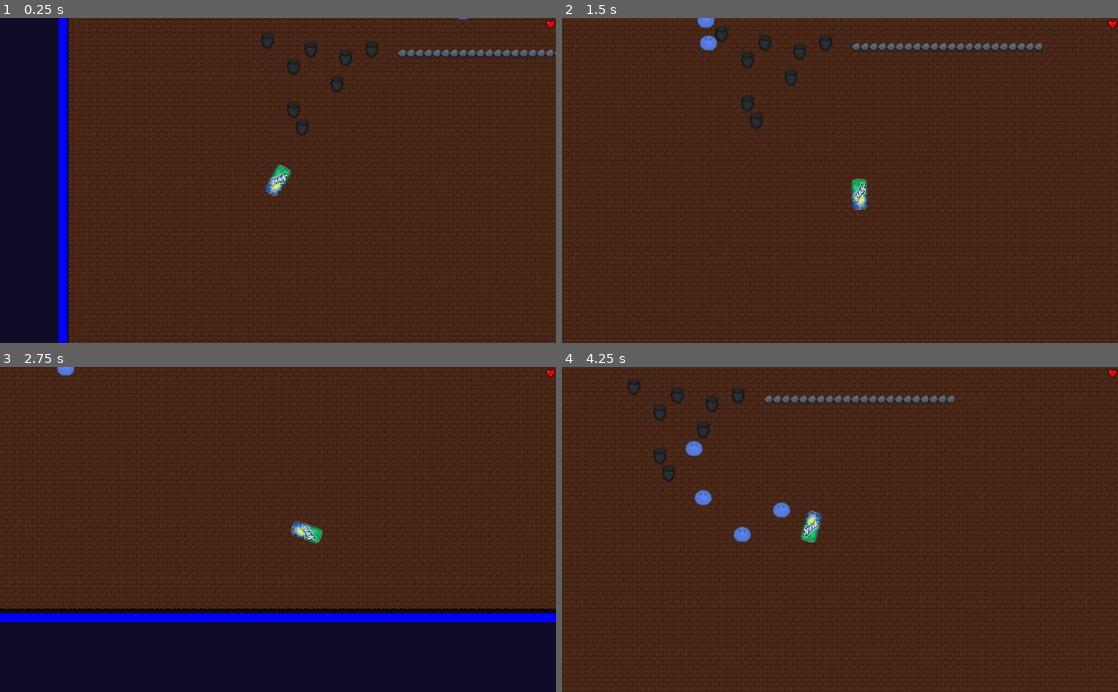
Above: before the commit, frames 1-4 (two rows, left to right).
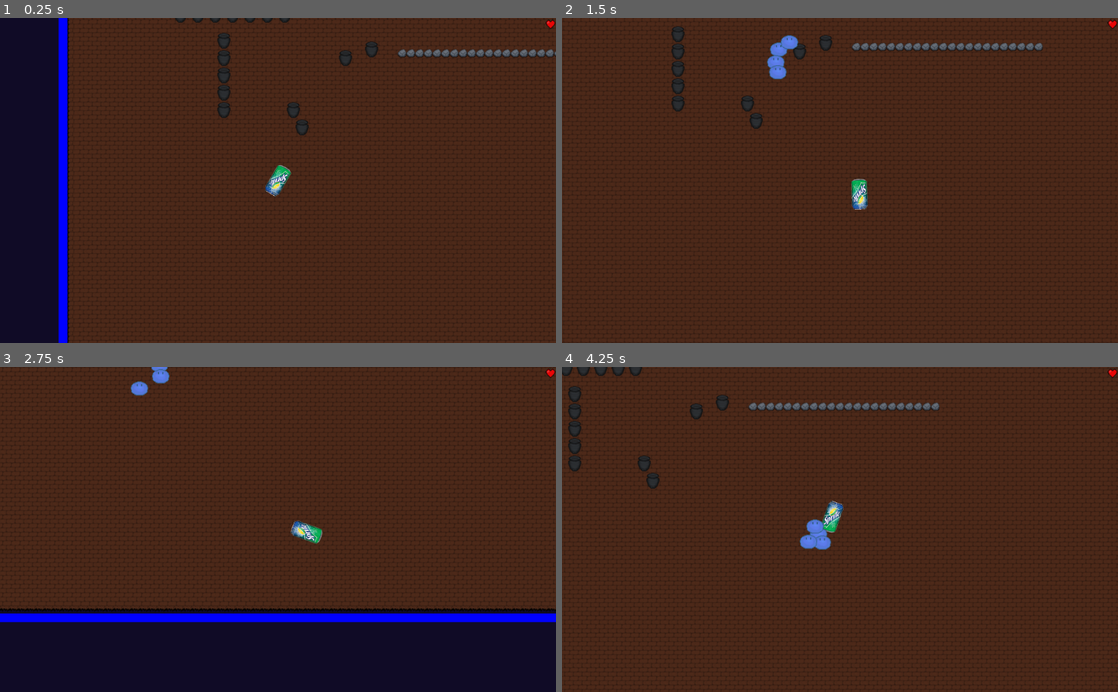
Above: after the commit, the same moments.

Repository: damejan/programowanie-gier
Game: Godot game, scene res://Levels/TestLevel.tscn
Two runs of this game, one before a commit and one after it. Both use one fixed random seed, a clock stepped at 60 frames per second and the inputs below.
Inputs (mouse positions are in pixels of both pictures, inside the frame that each line leads up to):
- Up to frame 1 (0.25 s): no input
- Up to frame 2 (1.5 s): tap Enter at 0.5 s; move the mouse to (962, 164) at 0.52 s; hold D (player_right) 0.53-1.28 s; move the mouse to (728, 196) at 1.27 s; hold S (player_down) from 1.28 s (still down)
- Up to frame 3 (2.75 s): move the mouse to (333, 458) at 2.02 s; release S (player_down) at 2.03 s; hold D (player_right) from 2.03 s (still down)
- Up to frame 4 (4.25 s): move the mouse to (812, 594) at 2.77 s; release D (player_right) at 2.78 s; hold W (player_up) 2.78-3.53 s; move the mouse to (1006, 578) at 3.52 s; hold A (player_left) from 3.53 s (still down)

The runs differ from the first frame. In frame 1, 1.0% of the frame differs, in the area x 31-85%, y 0-31%; in frame 2, 1.4%; in frame 3, 0.3%; in frame 4, 5.4%, in the area x 0-100%, y 0-100%.

Commit message:
change vase and slime collision polygon

Diff:
--- a/src/Characters/Enemies/Slime.gd
+++ b/src/Characters/Enemies/Slime.gd
@@ -6,6 +6,8 @@
 var path = []
 var motion
 var player_in_pov = false
+var current_point
+#var blocked = false
 
 export var enemy_speed = 0.5
 
@@ -25,6 +27,7 @@
 		#print(path, path.size())
 		#print(motion, path[0])
 		print(self.name, path)
+#		print(self.name, blocked)
 
 		if path[0].x - position.x < 2 and path[0].y - position.y < 2:
 			#print("(", int(path[0].x), ",", int(position.x), "), (", int(path[0].y),",", int(position.y), ")", player_in_pov)
@@ -35,6 +38,11 @@
 #	if is_on_wall():
 #		#print("test")
 #		make_path()
+#	if blocked:
+		#var current_point = path[0]
+#		path = []
+#		path.insert(0, Vector2(-position.x * 0.5, -position.y * 0.5))
+#		blocked = false
 
 	if player_in_pov and path.size() < 2:
 		make_path()
@@ -65,11 +73,18 @@
 
 func _on_HitBox_body_entered(body):
 	print(body.name)
+	print(body.name, " ", navigation)
 	if body.name == "Player":
+#		blocked = false
 		Global.hurt_player()
 	elif body.name == "TileMapItems":
-		path.insert(0, Vector2(-position.x, -position.y))
-		make_path()
+#		blocked = true
+#		path.insert(0, current_point)
+#		path = []
+#		path.insert(0, Vector2(-position.x * 0.5, -position.y * 0.5))
+#		print(body.position)
+#		make_path()
 		pass
 	elif body is KinematicBody2D:
 		make_path()
+#		blocked = false
--- a/src/Characters/Enemies/Slime.tscn
+++ b/src/Characters/Enemies/Slime.tscn
@@ -23,9 +23,9 @@
 "speed": 30.0
 } ]
 
-[sub_resource type="CapsuleShape2D" id=2]
-radius = 7.2619
-height = 12.0761
+[sub_resource type="CapsuleShape2D" id=5]
+radius = 7.03827
+height = 10.3464
 
 [sub_resource type="CapsuleShape2D" id=3]
 radius = 9.97761
@@ -41,12 +41,12 @@
 
 [node name="Sprite" type="AnimatedSprite" parent="."]
 frames = SubResource( 1 )
-playing = true
+frame = 1
 
 [node name="CollisionShape2D" type="CollisionShape2D" parent="."]
-position = Vector2( 0.0548512, 6.88618 )
+position = Vector2( -0.102639, 2.39771 )
 rotation = -1.54931
-shape = SubResource( 2 )
+shape = SubResource( 5 )
 
 [node name="HitBox" type="Area2D" parent="."]
 visible = false
--- a/src/Levels/TestLevel.tscn
+++ b/src/Levels/TestLevel.tscn
@@ -81,25 +81,29 @@
 1/navigation_offset = Vector2( 0, 0 )
 1/shape_offset = Vector2( 0, 0 )
 1/shape_transform = Transform2D( 1, 0, 0, 1, 0, 0 )
-1/shape = SubResource( 15 )
+1/shape = SubResource( 10 )
 1/shape_one_way = false
 1/shape_one_way_margin = 1.0
 1/shapes = [ {
 "autotile_coord": Vector2( 0, 0 ),
 "one_way": false,
 "one_way_margin": 1.0,
-"shape": SubResource( 15 ),
+"shape": SubResource( 10 ),
 "shape_transform": Transform2D( 1, 0, 0, 1, 0, 0 )
 } ]
 1/z_index = 0
 
-[sub_resource type="ConvexPolygonShape2D" id=16]
-points = PoolVector2Array( 11.3995, 30.3764, 4.67008, 18.8018, 4.93925, 5.88138, 26.8771, 5.88138, 27.4154, 17.7251, 21.0898, 30.511 )
-
-[sub_resource type="ConvexPolygonShape2D" id=12]
+[sub_resource type="NavigationPolygon" id=16]
+vertices = PoolVector2Array( 6.48702, 5.03038, 3.90742, 19.05, 12.0948, 29.7609, 18.3756, 30.546, 28.3576, 17.0311, 25.4415, 4.77803 )
+polygons = [ PoolIntArray( 0, 1, 2, 3, 4, 5 ) ]
+
+[sub_resource type="ConvexPolygonShape2D" id=17]
+points = PoolVector2Array( 21.2844, 2.79712, 24.984, 4.80919, 26.5418, 6.43182, 27.775, 10.0665, 28.2293, 13.7012, 27.2557, 19.0235, 25.6331, 23.3721, 23.5561, 26.6174, 20.7003, 29.7978, 18.169, 30.7714, 12.7169, 30.5766, 10.0558, 29.0838, 7.58937, 26.4876, 5.5124, 21.9442, 4.27919, 17.0763, 4.60372, 11.7541, 5.25278, 6.88616, 8.49805, 4.03032, 12.1977, 2.34278, 17.9093, 2.27787 )
+
+[sub_resource type="ConvexPolygonShape2D" id=13]
 points = PoolVector2Array( 13.1489, 1.02508, 15.8622, 9.35876, 12.7613, 13.8163, 4.23383, 13.4287, 0.163895, 7.22689, 6.1719, 1.21888 )
 
-[sub_resource type="TileSet" id=13]
+[sub_resource type="TileSet" id=14]
 0/name = "Pot.png 0"
 0/texture = ExtResource( 2 )
 0/tex_offset = Vector2( 0, 0 )
@@ -108,16 +112,17 @@
 0/tile_mode = 0
 0/occluder_offset = Vector2( 0, 0 )
 0/navigation_offset = Vector2( 0, 0 )
+0/navigation = SubResource( 16 )
 0/shape_offset = Vector2( 0, 0 )
 0/shape_transform = Transform2D( 1, 0, 0, 1, 0, 0 )
-0/shape = SubResource( 16 )
+0/shape = SubResource( 17 )
 0/shape_one_way = false
 0/shape_one_way_margin = 1.0
 0/shapes = [ {
 "autotile_coord": Vector2( 0, 0 ),
 "one_way": false,
 "one_way_margin": 1.0,
-"shape": SubResource( 16 ),
+"shape": SubResource( 17 ),
 "shape_transform": Transform2D( 1, 0, 0, 1, 0, 0 )
 } ]
 0/z_index = 0
@@ -131,28 +136,28 @@
 1/navigation_offset = Vector2( 0, 0 )
 1/shape_offset = Vector2( 0, 0 )
 1/shape_transform = Transform2D( 1, 0, 0, 1, 0, 0 )
-1/shape = SubResource( 12 )
+1/shape = SubResource( 13 )
 1/shape_one_way = false
 1/shape_one_way_margin = 1.0
 1/shapes = [ {
 "autotile_coord": Vector2( 0, 0 ),
 "one_way": false,
 "one_way_margin": 1.0,
-"shape": SubResource( 12 ),
+"shape": SubResource( 13 ),
 "shape_transform": Transform2D( 1, 0, 0, 1, 0, 0 )
 } ]
 1/z_index = 0
 
-[sub_resource type="NavigationPolygon" id=14]
-vertices = PoolVector2Array( -557.248, 562.388, -101.076, 93.5026, 50.1207, -47.9036, 414.987, -41.0487, 742.681, 563.948, 741.392, -584.302, 413.987, -72.0487, 13.3445, -49.4015, -40.4238, 11.1285, -555.909, -586.364, 41.4442, -65.924, 28.0958, -70.5959, 5.40353, -85.2792, -29.2134, -78.6605, -56.8313, -71.5333, -78.0379, -75.117, -92.0218, -75.7651, -118.069, -85.2792, -141.109, -84.1272, -162.466, -91.4688, -177.548, -99.8193, -226.495, -99.5512, -221.444, -63.3518, -138.422, 105.157, -176.687, -27.0642, -154.587, -5.33878, -174.709, 44.5024, -152.418, 28.0147, -122.112, 0.860729, -128.777, 30.8493, -98.0949, 5.61958, -68.708, 26.3313, -37.4941, -34.5364, -20.6259, -41.8969 )
-polygons = [ PoolIntArray( 0, 1, 2, 3, 4 ), PoolIntArray( 5, 4, 3, 6 ), PoolIntArray( 7, 2, 1, 8 ), PoolIntArray( 9, 5, 6, 10, 11, 12 ), PoolIntArray( 9, 12, 13 ), PoolIntArray( 9, 13, 14, 15 ), PoolIntArray( 9, 15, 16, 17 ), PoolIntArray( 9, 17, 18, 19, 20 ), PoolIntArray( 9, 20, 21 ), PoolIntArray( 0, 9, 21, 22 ), PoolIntArray( 23, 1, 0 ), PoolIntArray( 0, 22, 24, 25, 26 ), PoolIntArray( 26, 23, 0 ), PoolIntArray( 27, 26, 25, 28 ), PoolIntArray( 29, 27, 28, 30, 31 ), PoolIntArray( 1, 29, 31 ), PoolIntArray( 8, 32, 33, 7 ), PoolIntArray( 1, 31, 8 ) ]
-outlines = [ PoolVector2Array( -555.909, -586.364, -557.248, 562.388, 742.681, 563.948, 741.392, -584.302 ), PoolVector2Array( -174.709, 44.5024, -138.422, 105.157, -101.076, 93.5026, -128.777, 30.8493, -152.418, 28.0147 ), PoolVector2Array( 413.987, -72.0487, 414.987, -41.0487, 50.1207, -47.9036, 13.3445, -49.4015, -20.6259, -41.8969, -37.4941, -34.5364, -40.4238, 11.1285, -68.708, 26.3313, -98.0949, 5.61958, -122.112, 0.860729, -154.587, -5.33878, -176.687, -27.0642, -221.444, -63.3518, -226.495, -99.5512, -177.548, -99.8193, -162.466, -91.4688, -141.109, -84.1272, -118.069, -85.2792, -92.0218, -75.7651, -78.0379, -75.117, -56.8313, -71.5333, -29.2134, -78.6605, 5.40353, -85.2792, 28.0958, -70.5959, 41.4442, -65.924 ) ]
+[sub_resource type="NavigationPolygon" id=15]
+vertices = PoolVector2Array( 448.248, -72, 48.4191, -76.8426, 3.35126, -90.9496, -112.119, -145.659, -555.909, -586.364, 741.392, -584.302, -76.6077, -22.6238, 10.2122, -45.3781, 46.4068, -46.7446, 448.248, -45.0609, -89.6105, 106.335, -140.766, 5.84636, 742.681, 563.948, -84.5447, -50.2049, -112.473, -113.132, -389.659, -147.073, -557.248, 562.388, -389.707, -112.176, -129.137, 125.346, -318.581, -97.0245, -315.536, 81.6951, -255.095, 87.4447, -173.524, 22.7121, -242.593, -103.764 )
+polygons = [ PoolIntArray( 0, 1, 2, 3, 4, 5 ), PoolIntArray( 6, 7, 8, 9, 10, 11 ), PoolIntArray( 9, 0, 5, 12 ), PoolIntArray( 3, 2, 13, 14 ), PoolIntArray( 4, 3, 15 ), PoolIntArray( 16, 4, 15, 17 ), PoolIntArray( 10, 9, 12, 16, 18 ), PoolIntArray( 16, 17, 19, 20 ), PoolIntArray( 18, 16, 20, 21 ), PoolIntArray( 22, 18, 21, 23 ), PoolIntArray( 11, 22, 23, 14, 13 ), PoolIntArray( 11, 13, 6 ) ]
+outlines = [ PoolVector2Array( -555.909, -586.364, -557.248, 562.388, 742.681, 563.948, 741.392, -584.302 ), PoolVector2Array( -173.524, 22.7121, -129.137, 125.346, -89.6105, 106.335, -140.766, 5.84636 ), PoolVector2Array( -76.6077, -22.6238, 10.2122, -45.3781, 46.4068, -46.7446, 448.248, -45.0609, 448.248, -72, 48.4191, -76.8426, 3.35126, -90.9496, -84.5447, -50.2049 ), PoolVector2Array( -318.581, -97.0245, -389.707, -112.176, -389.659, -147.073, -112.119, -145.659, -112.473, -113.132, -242.593, -103.764, -255.095, 87.4447, -315.536, 81.6951 ) ]
 
 [node name="TestLevel" type="Node2D"]
 position = Vector2( 0, -2.24493 )
 
 [node name="TileMap" type="TileMap" parent="."]
-tile_set = SubResource( 10 )
+tile_set = SubResource( 11 )
 cell_size = Vector2( 16, 16 )
 collision_layer = 4
 collision_mask = 3
@@ -160,17 +165,17 @@
 tile_data = PoolIntArray( -2424868, 1, 0, -2424867, 1, 0, -2424866, 1, 0, -2424865, 1, 0, -2424864, 1, 0, -2424863, 1,  …(118170 unchanged characters)…
 
 [node name="TileMapItems" type="TileMap" parent="."]
-tile_set = SubResource( 13 )
+tile_set = SubResource( 14 )
 cell_size = Vector2( 16, 16 )
 format = 1
-tile_data = PoolIntArray( -327693, 0, 0, -262152, 0, 0, -262145, 0, 0, -196612, 0, 0, -262141, 1, 0, -262140, 1, 0, -262139, 1, 0, -262138, 1, 0, -262137, 1, 0, -262136, 1, 0, -262135, 1, 0, -262134, 1, 0, -262133, 1, 0, -262132, 1, 0, -262131, 1, 0, -262130, 1, 0, -262129, 1, 0, -262128, 1, 0, -262127, 1, 0, -262126, 1, 0, -262125, 1, 0, -262124, 1, 0, -262123, 1, 0, -262122, 1, 0, -262121, 1, 0, -262120, 1, 0, -131082, 0, 0, -5, 0, 0, 196598, 0, 0, 327671, 0, 0 )
+tile_data = PoolIntArray( -524311, 0, 0, -524309, 0, 0, -524307, 0, 0, -524305, 0, 0, -524303, 0, 0, -524301, 0, 0, -524299, 0, 0, -327698, 0, 0, -262145, 0, 0, -196626, 0, 0, -196612, 0, 0, -262141, 1, 0, -262140, 1, 0, -262139, 1, 0, -262138, 1, 0, -262137, 1, 0, -262136, 1, 0, -262135, 1, 0, -262134, 1, 0, -262133, 1, 0, -262132, 1, 0, -262131, 1, 0, -262130, 1, 0, -262129, 1, 0, -262128, 1, 0, -262127, 1, 0, -262126, 1, 0, -262125, 1, 0, -262124, 1, 0, -262123, 1, 0, -262122, 1, 0, -262121, 1, 0, -262120, 1, 0, -65554, 0, 0, 65518, 0, 0, 196590, 0, 0, 196598, 0, 0, 327671, 0, 0 )
 
 [node name="Navigation2D" type="Navigation2D" parent="."]
 light_mask = -2147483647
 
 [node name="NavigationPolygonInstance" type="NavigationPolygonInstance" parent="Navigation2D"]
-position = Vector2( 3.3479, -0.541199 )
-navpoly = SubResource( 14 )
+position = Vector2( -2.40695, 0.759311 )
+navpoly = SubResource( 15 )
 
 [node name="Player" parent="." instance=ExtResource( 3 )]
 position = Vector2( -172.435, 178.381 )
@@ -179,16 +184,17 @@
 [node name="Enemies" type="Node" parent="."]
 
 [node name="Slime" parent="Enemies" instance=ExtResource( 5 )]
-position = Vector2( 202.233, -130.815 )
+position = Vector2( -60.6941, -276.757 )
+rotation = -0.0289005
 
 [node name="Slime2" parent="Enemies" instance=ExtResource( 5 )]
-position = Vector2( -26.8696, -188.091 )
+position = Vector2( 99.638, -208.582 )
 
 [node name="Slime3" parent="Enemies" instance=ExtResource( 5 )]
 position = Vector2( -122.907, -244.443 )
 
 [node name="Slime4" parent="Enemies" instance=ExtResource( 5 )]
-position = Vector2( 77.8988, -257.936 )
+position = Vector2( 27.2194, -197.246 )
 
 [node name="HUD_GUI" parent="." instance=ExtResource( 6 )]
 [connection signal="move" from="Player" to="Enemies/Slime" method="_on_Player_move"]
Not shown: 2 places in src/Levels/TestLevel.tscn that only renumber resources
